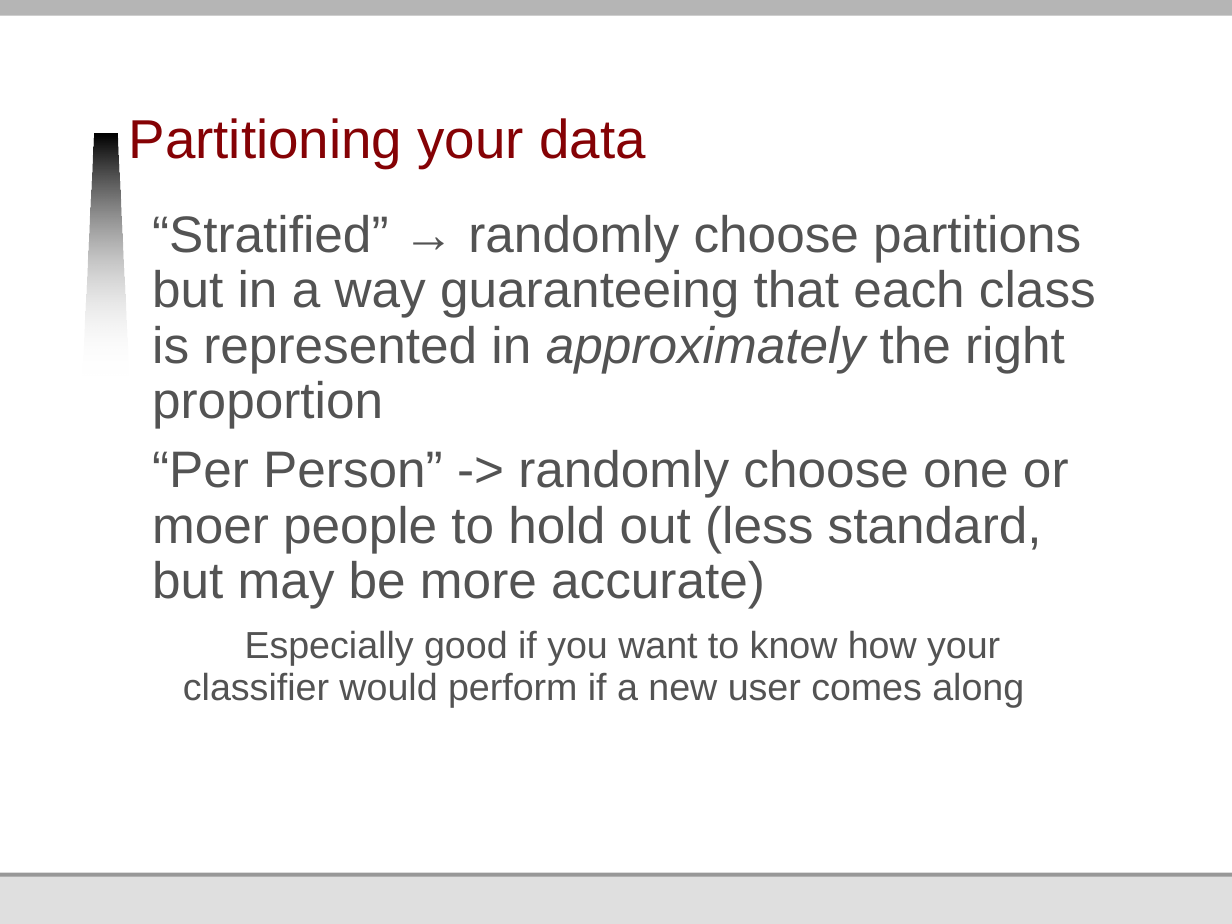
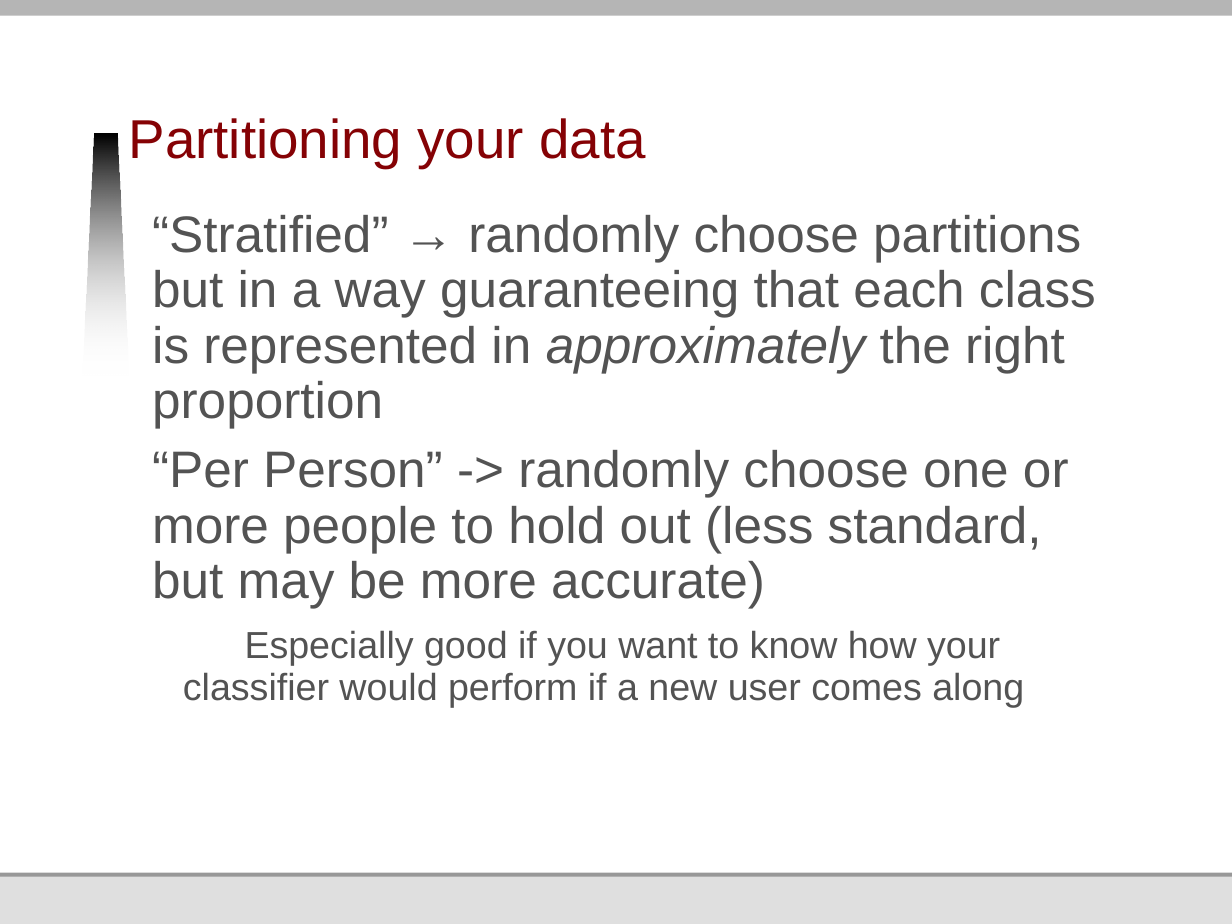
Before and after one commit to jmankoff/data, a slide deck: slide 77 of Lectures/10 Machine Learning I Training and Testing.pptx. Drawn at 1232x924 pixels with LibreOffice and Linux fonts; fonts in the diff are those of the drawing; background and template pictures are left out. Boxes give left, top, right and bottom in pixels: in the first picture for what was removed or moved away, otherwise in the second. Text is boxed around its words. In the diff, an @@ line names an element or a change of style, - is before the commit and + after.

Commit message:
small changes

```diff
--- a/Lectures/10 Machine Learning I Training and Testing.pptx
+++ b/Lectures/10 Machine Learning I Training and Testing.pptx
@@ text at <box>152,450,1069,608</box>: text changed @@
-“Per Person” -> randomly choose one or moer people to hold out (less standard, but may be more accurate)
+“Per Person” -> randomly choose one or more people to hold out (less standard, but may be more accurate)
```
Also in this commit, not shown: 7 other slides changed.
